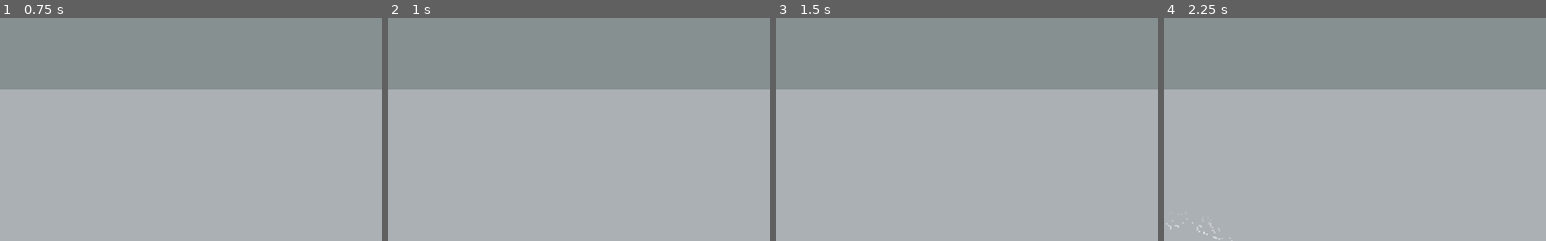
Above: before the commit, frames 1-4 (left to right).
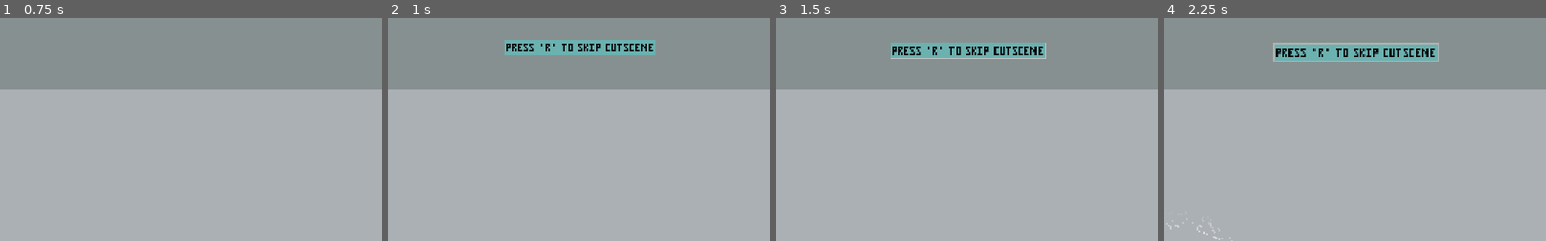
Above: after the commit, the same moments.

Repository: zeskysee/we-missed-party
Game: Godot game, scene res://opening.tscn
Same seed, same stepped clock (60 frames per second), same inputs: the game is played once before the commit and once after it.
Inputs (mouse positions are % of the whole screen's width and height, from its top left):
- Up to frame 1 (0.75 s): tap Enter at 0.5 s; move the mouse to (72, 45) at 0.52 s; hold D (move_right) from 0.53 s (still down); hold Space (interact) from 0.53 s (still down); click (72, 45) at 0.67 s
- Up to frame 2 (1 s): keep holding D (move_right); keep holding Space (interact); tap W (jump) at 0.77 s
- Up to frame 3 (1.5 s): keep holding D (move_right); move the mouse to (30, 55) at 1.27 s; release Space (interact) at 1.28 s; tap Space (interact) at 1.35 s; click (30, 55) at 1.42 s
- Up to frame 4 (2.25 s): tap W (jump) at 1.52 s; move the mouse to (60, 28) at 2.02 s; release D (move_right) at 2.03 s; hold A (move_left) from 2.03 s (still down); hold Space (interact) from 2.03 s (still down); click (60, 28) at 2.17 s
The pictures show only the part of the screen within x 25-75%, y 0-50%; the shares and areas given below are measured in that part.

Frame 1 is identical in both runs. In frame 2, 2.7% of the frame differs, in the area x 30-70%, y 9-17%; in frame 3, 3.0%; in frame 4, 3.7%, in the area x 28-72%, y 11-20%.

Commit message:
Add skip instruction

Diff:
--- a/music_player.gd
+++ b/music_player.gd
@@ -34,8 +34,9 @@
 
 
 func play_street_song():
-	street_player.play()
-	intro_player.stop()
+	if not street_player.playing:
+		street_player.play()
+		intro_player.stop()
 
 
 func stop():
--- a/neighborhood.gd
+++ b/neighborhood.gd
@@ -30,7 +30,7 @@
 	# Initialize starting NPCs based on NPCData.
 	respawn()
 	respawn(false)
-	Transition.transition_out()
+	Transition.wipe_out()
 
 
 func _physics_process(_delta):
--- a/opening.gd
+++ b/opening.gd
@@ -3,7 +3,7 @@
 
 func _ready():
 	if Global.is_ending:
-		Transition.transition_out()
+		Transition.wipe_out()
 		MusicPlayer.play_intro_song()
 		Global.reset()
 
--- a/party_house.gd
+++ b/party_house.gd
@@ -4,8 +4,6 @@
 const DANCING_NPC = preload("res://dancing_npc.tscn")
 
 
-# Becomes true if is transitioning to the neighborhood.
-var is_transitioning = false
 # If true, NPCs spawn left side of the room in ending. False means right side.
 # This will be alternated on every spawn.
 var spawn_left = true
@@ -20,6 +18,7 @@
 onready var second_speech = $SecondSpeech
 onready var third_speech = $ThirdSpeech
 onready var npc_spawns = $NPCSpawns
+onready var skip_instruction = $SkipInstruction
 
 # Party props.
 onready var props = $Furniture/PartyProps
@@ -35,21 +34,14 @@
 	# Get ending state from global, if true, then play ending.
 	if Global.is_ending:
 		play_ending()
-	pass
+	else:
+		skip_instruction.connect("skipped", self, "rearrange_for_party")
+
 
 func _input(event):
-	if Global.is_ending and not is_transitioning and \
-			(event.is_action_pressed("interact") or \
+	if Global.is_ending and (event.is_action_pressed("interact") or \
 			event.is_action_pressed("jump")):
-		is_transitioning = true
-		Transition.connect("completed", self, "_on_return_to_main_menu")
-		Transition.transition_in()
-	elif not Global.is_ending and event.is_action_pressed("skip_cutscene") \
-			and not is_transitioning:
-		rearrange_for_party()
-		start_transition()
-		if not MusicPlayer.street_player.playing:
-			MusicPlayer.play_street_song()
+		Transition.wipe_in(preload("res://opening.tscn"))
 
 
 # Monster appears after first speech.
@@ -143,7 +135,8 @@
 	if monster_third and monster_fourth:
 		monster_third.disconnect("tree_exited", monster_fourth, "play")
 	if monster_fourth:
-		monster_fourth.disconnect("tree_exited", self, "start_transition")
+		monster_fourth.disconnect("tree_exited", skip_instruction, "skip")
+	skip_instruction.hide()
 	for node in [first_speech, second_speech, third_speech, fourth_speech,
 			monster_first, monster_second, monster_third, monster_fourth]:
 		if is_instance_valid(node):
@@ -172,17 +165,3 @@
 		if dancing_npc.global_position.x > 512:
 			dancing_npc.scale.x *= -1
 		spawn_left = !spawn_left
-
-
-func start_transition():
-	if not is_transitioning:
-		is_transitioning = true
-		# warning-ignore:return_value_discarded
-		Transition.connect("completed", self, "start_game")
-		Transition.transition_in()
-
-
-func start_game(transition_name):
-	if transition_name == "in":
-		# warning-ignore:return_value_discarded
-		get_tree().change_scene("res://neighborhood.tscn")
--- a/party_house.tscn
+++ b/party_house.tscn
@@ -30,6 +30,7 @@
 [ext_resource path="res://sprites/cloud_2.png" type="Texture" id=28]
 [ext_resource path="res://animation_dance.tres" type="Animation" id=29]
 [ext_resource path="res://sprites/balloon_1.png" type="Texture" id=30]
+[ext_resource path="res://ui/skip_instruction.tscn" type="PackedScene" id=31]
 
 [sub_resource type="Gradient" id=1]
 colors = PoolColorArray( 0.164706, 0.631373, 0.447059, 1, 1, 1, 1, 1 )
@@ -595,6 +596,9 @@
 [node name="PartyHouse" type="Node2D"]
 script = ExtResource( 1 )
 
+[node name="SkipInstruction" parent="." instance=ExtResource( 31 )]
+show_on_ready = true
+
 [node name="Outer" type="Node2D" parent="."]
 position = Vector2( 0, -1773 )
 
@@ -1030,9 +1034,6 @@
 [node name="MagicMonster" parent="." instance=ExtResource( 4 )]
 position = Vector2( 278, 370 )
 
-[node name="AnimatedSprite" parent="MagicMonster/Rescale" index="0"]
-frame = 2
-
 [node name="FirstSpeech" parent="MagicMonster" index="6"]
 position = Vector2( 53.9995, -42 )
 
@@ -1052,6 +1053,6 @@
 [connection signal="tree_exited" from="FourthSpeech" to="MagicMonster/SecondSpeech" method="play"]
 [connection signal="animation_finished" from="CameraPlayer" to="." method="_on_camera_animation_finished"]
 [connection signal="tree_exited" from="MagicMonster/FirstSpeech" to="." method="_on_monster_first_tree_exited"]
-[connection signal="tree_exited" from="MagicMonster/FourthSpeech" to="." method="start_transition"]
+[connection signal="tree_exited" from="MagicMonster/FourthSpeech" to="SkipInstruction" method="skip"]
 
 [editable path="MagicMonster"]
--- a/project.godot
+++ b/project.godot
@@ -116,6 +116,7 @@
 "events": [ Object(InputEventKey,"resource_local_to_scene":false,"resource_name":"","device":0,"alt":false,"shift":false,"control":false,"meta":false,"command":false,"pressed":false,"scancode":16777217,"physical_scancode":0,"unicode":0,"echo":false,"script":null)
 , Object(InputEventKey,"resource_local_to_scene":false,"resource_name":"","device":0,"alt":false,"shift":false,"control":false,"meta":false,"command":false,"pressed":false,"scancode":96,"physical_scancode":0,"unicode":0,"echo":false,"script":null)
 , Object(InputEventJoypadButton,"resource_local_to_scene":false,"resource_name":"","device":0,"button_index":11,"pressure":0.0,"pressed":false,"script":null)
+, Object(InputEventKey,"resource_local_to_scene":false,"resource_name":"","device":0,"alt":false,"shift":false,"control":false,"meta":false,"command":false,"pressed":false,"scancode":82,"physical_scancode":0,"unicode":0,"echo":false,"script":null)
  ]
 }
 
--- a/theme_basic.tres
+++ b/theme_basic.tres
@@ -1,7 +1,7 @@
 [gd_resource type="Theme" load_steps=8 format=2]
 
-[ext_resource path="res://sprites/ui_progress_bar.png" type="Texture" id=1]
-[ext_resource path="res://sprites/ui_progress_backing.png" type="Texture" id=2]
+[ext_resource path="res://sprites/ui_progress_backing.png" type="Texture" id=1]
+[ext_resource path="res://sprites/ui_progress_bar.png" type="Texture" id=2]
 [ext_resource path="res://fonts/minimal_3x5.ttf" type="DynamicFontData" id=3]
 
 [sub_resource type="DynamicFont" id=5]
--- a/transition.gd
+++ b/transition.gd
@@ -5,10 +5,11 @@
 # Really cool stuff.
 
 
-# Just exposes the animation_player finished signal for ease-of-use.
-signal completed(animation_name)
+# Scene to transition to. If null, wipe_in() will not change scenes.
+var scene: PackedScene
+# Is set to true if the transition is still being played.
+var is_transitioning = false
 
-# As usual, the AnimationPlayer to animate the transition.
 onready var animation_player = $AnimationPlayer
 onready var audio_player = $AudioStreamPlayer
 onready var first = $First
@@ -18,12 +19,19 @@
 
 
 func _ready():
-	get_tree().root.connect("size_changed", self, "_on_size_changed")
-	call_deferred("_on_size_changed")
+	if get_tree().root.connect("size_changed", self, "_on_size_changed") == OK:
+		call_deferred("_on_size_changed")
+	else:
+		push_warning("Failed to connect resize signal to transition " + \
+				"rectangles. Transitions may fail to match viewport size.")
 
 
 func _on_animation_finished(anim_name):
-	emit_signal("completed", anim_name)
+	if anim_name == "in":
+		is_transitioning = false
+		if scene and get_tree().change_scene_to(scene) != OK:
+			push_error("Failed to transition to scene: %s" % scene)
+			scene = null
 
 
 func _on_size_changed():
@@ -34,10 +42,15 @@
 	fourth.rect_size = new_size
 
 
-func transition_in():
-	animation_player.play("in")
-	audio_player.play()
+# Wipes the transition squares in, then changes to given scene.
+func wipe_in(packed_scene: PackedScene = null):
+	if not is_transitioning:
+		is_transitioning = true
+		scene = packed_scene
+		animation_player.play("in")
+		audio_player.play()
 
 
-func transition_out():
+# Called after scene is loaded to clear the transition squares.
+func wipe_out():
 	animation_player.play("out")
--- /dev/null
+++ b/ui/skip_instruction.gd
@@ -0,0 +1,54 @@
+extends CanvasLayer
+# UI instruction to tell the player that the current scene is skippable.
+
+
+signal skipped
+
+
+# If set to true, the instruction will be shown on ready.
+export(bool) var show_on_ready = false
+
+# Will be set to true once a skip is initiated.
+var is_skipping = false
+
+# Playback control for the animation states.
+onready var playback: AnimationNodeStateMachinePlayback = $AnimationTree[
+		"parameters/playback"]
+
+
+func _ready():
+	if show_on_ready:
+		show()
+
+
+func _input(event):
+	if event.is_action_pressed("skip_cutscene"):
+		skip()
+
+
+# Callback that triggers when mouse is on ColorRect of the skip instruction.
+func _on_gui_input(event):
+	# event is always a InputMouseEvent. This is because the gui_input signal
+	# for Control nodes only capture mouse inputs.
+	if event.is_action_pressed("interact"):
+		skip() # skip on left-click
+
+
+# Hides the skip instruction.
+func hide():
+	playback.travel("reset")
+
+
+# Shows the skip instruction.
+func show():
+	playback.travel("show")
+
+
+# Skips to gameplay.
+func skip():
+	if not is_skipping:
+		is_skipping = true
+		Global.reset()
+		Transition.wipe_in(preload("res://neighborhood.tscn"))
+		MusicPlayer.play_street_song()
+		emit_signal("skipped")
--- /dev/null
+++ b/ui/skip_instruction.tscn
@@ -0,0 +1,306 @@
+[gd_scene load_steps=17 format=2]
+
+[ext_resource path="res://theme_basic.tres" type="Theme" id=1]
+[ext_resource path="res://ui/skip_instruction.gd" type="Script" id=2]
+
+[sub_resource type="Animation" id=1]
+length = 0.001
+tracks/0/type = "bezier"
+tracks/0/path = NodePath("Instruction:rect_position:x")
+tracks/0/interp = 1
+tracks/0/loop_wrap = true
+tracks/0/imported = false
+tracks/0/enabled = true
+tracks/0/keys = {
+"points": PoolRealArray( 512, -0.25, 0, 0.25, 0 ),
+"times": PoolRealArray( 0 )
+}
+tracks/1/type = "bezier"
+tracks/1/path = NodePath("Instruction:rect_position:y")
+tracks/1/interp = 1
+tracks/1/loop_wrap = true
+tracks/1/imported = false
+tracks/1/enabled = true
+tracks/1/keys = {
+"points": PoolRealArray( -75, -0.25, 0, 0.25, 0 ),
+"times": PoolRealArray( 0 )
+}
+tracks/2/type = "value"
+tracks/2/path = NodePath("Instruction/GlowRect:modulate")
+tracks/2/interp = 1
+tracks/2/loop_wrap = true
+tracks/2/imported = false
+tracks/2/enabled = true
+tracks/2/keys = {
+"times": PoolRealArray( 0 ),
+"transitions": PoolRealArray( 1 ),
+"update": 0,
+"values": [ Color( 1, 1, 1, 0 ) ]
+}
+tracks/3/type = "bezier"
+tracks/3/path = NodePath("Instruction/GlowRect:rect_scale:x")
+tracks/3/interp = 1
+tracks/3/loop_wrap = true
+tracks/3/imported = false
+tracks/3/enabled = true
+tracks/3/keys = {
+"points": PoolRealArray( 1, -0.25, 0, 0.25, 0 ),
+"times": PoolRealArray( 0 )
+}
+tracks/4/type = "bezier"
+tracks/4/path = NodePath("Instruction/GlowRect:rect_scale:y")
+tracks/4/interp = 1
+tracks/4/loop_wrap = true
+tracks/4/imported = false
+tracks/4/enabled = true
+tracks/4/keys = {
+"points": PoolRealArray( 1, -0.25, 0, 0.25, 0 ),
+"times": PoolRealArray( 0 )
+}
+tracks/5/type = "bezier"
+tracks/5/path = NodePath("Instruction:rect_scale:x")
+tracks/5/interp = 1
+tracks/5/loop_wrap = true
+tracks/5/imported = false
+tracks/5/enabled = true
+tracks/5/keys = {
+"points": PoolRealArray( 1, -0.25, 0, 0.25, 0 ),
+"times": PoolRealArray( 0 )
+}
+tracks/6/type = "bezier"
+tracks/6/path = NodePath("Instruction:rect_scale:y")
+tracks/6/interp = 1
+tracks/6/loop_wrap = true
+tracks/6/imported = false
+tracks/6/enabled = true
+tracks/6/keys = {
+"points": PoolRealArray( 1, -0.25, 0, 0.25, 0 ),
+"times": PoolRealArray( 0 )
+}
+
+[sub_resource type="Animation" id=2]
+resource_name = "glow-loop"
+length = 3.0
+loop = true
+tracks/0/type = "value"
+tracks/0/path = NodePath("Instruction/GlowRect:modulate")
+tracks/0/interp = 1
+tracks/0/loop_wrap = true
+tracks/0/imported = false
+tracks/0/enabled = true
+tracks/0/keys = {
+"times": PoolRealArray( 0, 0.7, 1.5 ),
+"transitions": PoolRealArray( 1, 1, 1 ),
+"update": 0,
+"values": [ Color( 1, 1, 1, 0 ), Color( 1, 1, 1, 1 ), Color( 1, 1, 1, 0 ) ]
+}
+tracks/1/type = "bezier"
+tracks/1/path = NodePath("Instruction/GlowRect:rect_scale:x")
+tracks/1/interp = 1
+tracks/1/loop_wrap = true
+tracks/1/imported = false
+tracks/1/enabled = true
+tracks/1/keys = {
+"points": PoolRealArray( 1, -0.25, 0, 0.25, 0, 1.02, -0.25, 0, 0.25, 0, 1, -0.25, 0, 0.25, 0 ),
+"times": PoolRealArray( 0, 1.5, 3 )
+}
+tracks/2/type = "bezier"
+tracks/2/path = NodePath("Instruction/GlowRect:rect_scale:y")
+tracks/2/interp = 1
+tracks/2/loop_wrap = true
+tracks/2/imported = false
+tracks/2/enabled = true
+tracks/2/keys = {
+"points": PoolRealArray( 1, -0.25, 0, 0.25, 0, 1.2, -0.25, 0, 0.25, 0, 1, -0.25, 0, 0.25, 0 ),
+"times": PoolRealArray( 0, 1.5, 3 )
+}
+tracks/3/type = "bezier"
+tracks/3/path = NodePath("Instruction:rect_scale:x")
+tracks/3/interp = 1
+tracks/3/loop_wrap = true
+tracks/3/imported = false
+tracks/3/enabled = true
+tracks/3/keys = {
+"points": PoolRealArray( 1, -0.25, 0, 0.25, 0, 1.1, -0.25, 0, 0.25, 0, 1, -0.25, 0, 0.25, 0 ),
+"times": PoolRealArray( 0, 1.5, 3 )
+}
+tracks/4/type = "bezier"
+tracks/4/path = NodePath("Instruction:rect_scale:y")
+tracks/4/interp = 1
+tracks/4/loop_wrap = true
+tracks/4/imported = false
+tracks/4/enabled = true
+tracks/4/keys = {
+"points": PoolRealArray( 1, -0.25, 0, 0.25, 0, 1.1, -0.25, 0, 0.25, 0, 1, -0.25, 0, 0.25, 0 ),
+"times": PoolRealArray( 0, 1.5, 3 )
+}
+
+[sub_resource type="Animation" id=11]
+resource_name = "hide"
+length = 0.5
+tracks/0/type = "bezier"
+tracks/0/path = NodePath("Instruction:rect_position:x")
+tracks/0/interp = 1
+tracks/0/loop_wrap = true
+tracks/0/imported = false
+tracks/0/enabled = true
+tracks/0/keys = {
+"points": PoolRealArray( 512, -0.25, 0, 0.25, 0, 512, -0.25, 0, 0.25, 0 ),
+"times": PoolRealArray( 0, 0.5 )
+}
+tracks/1/type = "bezier"
+tracks/1/path = NodePath("Instruction:rect_position:y")
+tracks/1/interp = 1
+tracks/1/loop_wrap = true
+tracks/1/imported = false
+tracks/1/enabled = true
+tracks/1/keys = {
+"points": PoolRealArray( 0, -0.25, 0, 0.25, 0, -75, -0.25, 0, 0.25, 0 ),
+"times": PoolRealArray( 0, 0.5 )
+}
+
+[sub_resource type="Animation" id=3]
+resource_name = "show"
+length = 0.5
+tracks/0/type = "bezier"
+tracks/0/path = NodePath("Instruction:rect_position:x")
+tracks/0/interp = 1
+tracks/0/loop_wrap = true
+tracks/0/imported = false
+tracks/0/enabled = true
+tracks/0/keys = {
+"points": PoolRealArray( 512, -0.25, 0, 0.25, 0, 512, -0.25, 0, 0.25, 0 ),
+"times": PoolRealArray( 0, 0.5 )
+}
+tracks/1/type = "bezier"
+tracks/1/path = NodePath("Instruction:rect_position:y")
+tracks/1/interp = 1
+tracks/1/loop_wrap = true
+tracks/1/imported = false
+tracks/1/enabled = true
+tracks/1/keys = {
+"points": PoolRealArray( -75, -0.25, 0, 0.25, 0, 0, -0.25, 0, 0.25, 0 ),
+"times": PoolRealArray( 0, 0.5 )
+}
+
+[sub_resource type="AnimationNodeAnimation" id=13]
+animation = "glow-loop"
+
+[sub_resource type="AnimationNodeAnimation" id=12]
+animation = "hide"
+
+[sub_resource type="AnimationNodeAnimation" id=5]
+animation = "RESET"
+
+[sub_resource type="AnimationNodeAnimation" id=6]
+animation = "show"
+
+[sub_resource type="AnimationNodeStateMachineTransition" id=7]
+
+[sub_resource type="AnimationNodeStateMachineTransition" id=14]
+switch_mode = 2
+auto_advance = true
+
+[sub_resource type="AnimationNodeStateMachineTransition" id=15]
+
+[sub_resource type="AnimationNodeStateMachineTransition" id=16]
+
+[sub_resource type="AnimationNodeStateMachine" id=9]
+states/glow-loop/node = SubResource( 13 )
+states/glow-loop/position = Vector2( 746, 73 )
+states/hide/node = SubResource( 12 )
+states/hide/position = Vector2( 565, 157 )
+states/reset/node = SubResource( 5 )
+states/reset/position = Vector2( 401, 73 )
+states/show/node = SubResource( 6 )
+states/show/position = Vector2( 565, 73 )
+transitions = [ "reset", "show", SubResource( 7 ), "show", "glow-loop", SubResource( 14 ), "glow-loop", "hide", SubResource( 15 ), "hide", "reset", SubResource( 16 ) ]
+start_node = "reset"
+graph_offset = Vector2( -3, 19 )
+
+[sub_resource type="AnimationNodeStateMachinePlayback" id=10]
+
+[node name="SkipInstruction" type="CanvasLayer"]
+script = ExtResource( 2 )
+
+[node name="Instruction" type="Control" parent="."]
+anchor_left = 0.5
+anchor_right = 0.5
+margin_left = 512.0
+margin_top = -75.0
+margin_right = 512.0
+margin_bottom = -75.0
+grow_horizontal = 2
+grow_vertical = 2
+__meta__ = {
+"_edit_use_anchors_": false
+}
+
+[node name="GlowRect" type="ColorRect" parent="Instruction"]
+modulate = Color( 1, 1, 1, 0 )
+anchor_left = 0.5
+anchor_top = 1.0
+anchor_right = 0.5
+anchor_bottom = 1.0
+margin_left = -102.0
+margin_top = 33.0
+margin_right = 100.0
+margin_bottom = 53.0
+grow_horizontal = 2
+grow_vertical = 2
+rect_pivot_offset = Vector2( 101, 10 )
+color = Color( 0.894118, 0.894118, 0.87451, 1 )
+__meta__ = {
+"_edit_use_anchors_": false
+}
+
+[node name="ColorRect" type="ColorRect" parent="Instruction"]
+anchor_left = 0.5
+anchor_top = 1.0
+anchor_right = 0.5
+anchor_bottom = 1.0
+margin_left = -102.0
+margin_top = 33.0
+margin_right = 100.0
+margin_bottom = 53.0
+grow_horizontal = 2
+grow_vertical = 2
+rect_pivot_offset = Vector2( 101, 10 )
+color = Color( 0.423529, 0.698039, 0.694118, 1 )
+__meta__ = {
+"_edit_use_anchors_": false
+}
+
+[node name="Label" type="Label" parent="Instruction"]
+anchor_left = 0.5
+anchor_top = 1.0
+anchor_right = 0.5
+anchor_bottom = 1.0
+margin_left = -62.0
+margin_top = 38.0
+margin_right = 62.0
+margin_bottom = 50.0
+grow_horizontal = 2
+grow_vertical = 2
+rect_pivot_offset = Vector2( 97, 6 )
+size_flags_horizontal = 4
+theme = ExtResource( 1 )
+custom_colors/font_color = Color( 0, 0, 0, 1 )
+text = "Press   ' R '   to  Skip  Cutscene"
+__meta__ = {
+"_edit_use_anchors_": false
+}
+
+[node name="AnimationPlayer" type="AnimationPlayer" parent="."]
+anims/RESET = SubResource( 1 )
+anims/glow-loop = SubResource( 2 )
+anims/hide = SubResource( 11 )
+anims/show = SubResource( 3 )
+
+[node name="AnimationTree" type="AnimationTree" parent="."]
+tree_root = SubResource( 9 )
+anim_player = NodePath("../AnimationPlayer")
+active = true
+parameters/playback = SubResource( 10 )
+
+[connection signal="gui_input" from="Instruction/ColorRect" to="." method="_on_gui_input"]
Not shown: 1 places in party_house.tscn that only renumber resources
Not shown: 2 places in theme_basic.tres that only renumber resources
